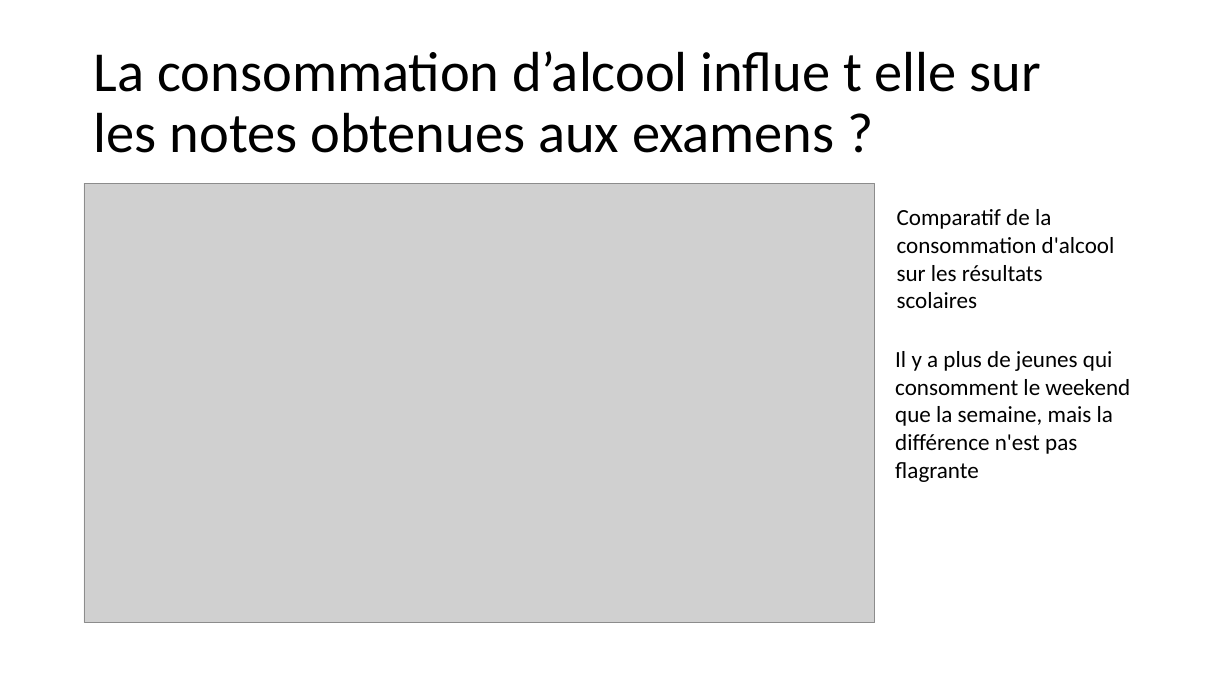
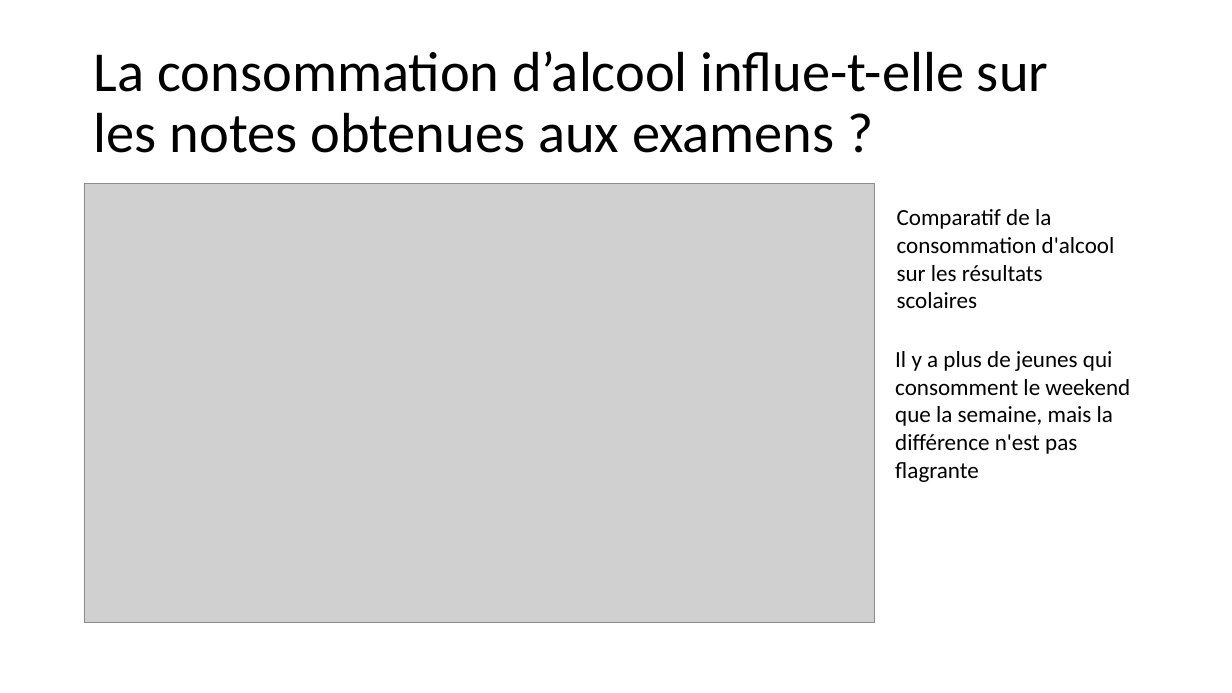
Before and after one commit to QvHub/student_alcohol_consumption, a slide deck: slide 5 of maya_khaled_quentin_alcool_et_jeunes.pptx. Drawn at 1232x693 pixels with LibreOffice and Linux fonts; fonts in the diff are those of the drawing; grey boxes stand for pictures. Boxes give left, top, right and bottom in pixels: in the first picture for what was removed or moved away, otherwise in the second. Text is boxed around its words. In the diff, an @@ line names an element or a change of style, - is before the commit and + after.

```diff
--- a/maya_khaled_quentin_alcool_et_jeunes.pptx
+++ b/maya_khaled_quentin_alcool_et_jeunes.pptx
@@ title at (94, 51, 1048, 153): text changed @@
-La consommation d’alcool influe t elle sur les notes obtenues aux examens ?
+La consommation d’alcool influe-t-elle sur les notes obtenues aux examens ?
```
Also in this commit, not shown: 16 other slides changed.
